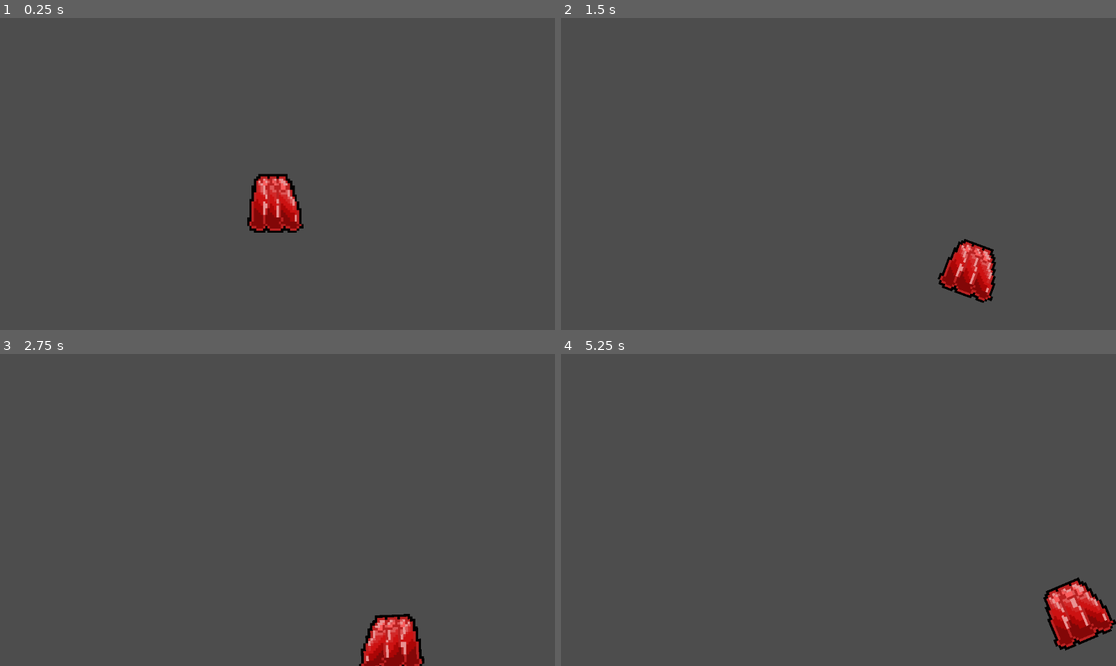
Above: before the commit, frames 1-4 (two rows, left to right).
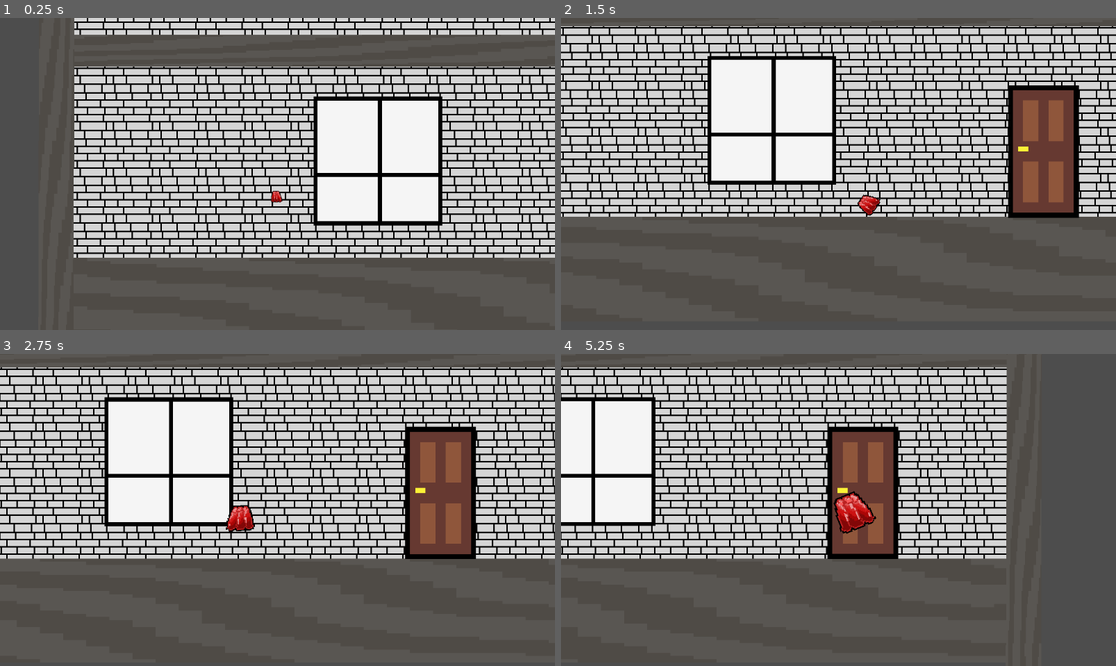
Above: after the commit, the same moments.

Repository: Razen-MIREA/metamorphozis
Game: Godot game, scene res://Game.tscn
Two runs of this game, one before a commit and one after it. Both use one fixed random seed, a clock stepped at 60 frames per second and the inputs below.
Inputs (mouse positions are in pixels of both pictures, inside the frame that each line leads up to):
- Up to frame 1 (0.25 s): no input
- Up to frame 2 (1.5 s): move the mouse to (960, 158) at 0.52 s; hold D (right) from 0.53 s (still down); tap Space (Jump) at 0.6, 0.77, 1.07, 1.35 s; click (960, 158) at 0.67 s; move the mouse to (727, 189) at 1.27 s; click (727, 189) at 1.42 s
- Up to frame 3 (2.75 s): tap Space (Jump) at 1.52, 1.82, 2.1 s; move the mouse to (333, 441) at 2.02 s; release D (right) at 2.03 s; hold A (left) from 2.03 s (still down); click (333, 441) at 2.17 s
- Up to frame 4 (5.25 s): move the mouse to (810, 572) at 2.77 s; release A (left) at 2.78 s; hold D (right) 2.78-4.28 s; tap Space (Jump) at 2.85, 3.02, 3.32, 3.6, 3.77, 4.07, 4.35, 4.52, 4.82, 5.1 s; click (810, 572) at 2.92 s; move the mouse to (1005, 556) at 3.52 s; click (1005, 556) at 3.67 s; move the mouse to (672, 463) at 4.27 s; hold A (left) 4.28-5.03 s; click (672, 463) at 4.42 s; move the mouse to (866, 510) at 5.02 s; hold D (right) from 5.03 s (still down); click (866, 510) at 5.17 s

The runs differ from the first frame. In frame 1, 56% of the frame differs, in the area x 13-100%, y 0-77%; in frame 2, 61%; in frame 3, 62%, in the area x 0-100%, y 4-100%; in frame 4, 50%.

Commit message:
ver1 only sprites and work player

Diff:
--- a/Game.tscn
+++ b/Game.tscn
@@ -2,6 +2,10 @@
 
 [ext_resource type="Texture2D" uid="uid://duk0yxeqiqlg4" path="res://assets/sprites/Jelly.png" id="1_xkndl"]
 [ext_resource type="Script" uid="uid://bb5acpspjmm0a" path="res://scripts/player.gd" id="2_u44n3"]
+[ext_resource type="Texture2D" uid="uid://cmn41ko46t3j3" path="res://assets/sprites/Ground.png" id="3_u44n3"]
+[ext_resource type="Texture2D" uid="uid://bycv43sdpgedd" path="res://assets/sprites/Door.png" id="4_t88pq"]
+[ext_resource type="Texture2D" uid="uid://2cv57oy4lbpt" path="res://assets/sprites/HospitalWall.png" id="5_r0x5m"]
+[ext_resource type="Texture2D" uid="uid://dkr0dmj0qn41m" path="res://assets/sprites/Window.png" id="6_r0x5m"]
 
 [sub_resource type="AtlasTexture" id="AtlasTexture_u44n3"]
 atlas = ExtResource("1_xkndl")
@@ -68,7 +72,7 @@
 }],
 "loop": true,
 "name": &"Boom",
-"speed": 5.0
+"speed": 4.0
 }, {
 "frames": [{
 "duration": 1.0,
@@ -100,26 +104,101 @@
 "speed": 4.0
 }]
 
-[sub_resource type="RectangleShape2D" id="RectangleShape2D_lvtmh"]
-size = Vector2(21.714298, 22.785717)
+[sub_resource type="CircleShape2D" id="CircleShape2D_u44n3"]
+radius = 11.642227
+
+[sub_resource type="RectangleShape2D" id="RectangleShape2D_sb48q"]
+size = Vector2(31.94851, 33.463146)
 
 [node name="Node2D" type="Node2D" unique_id=211646541]
 
-[node name="Player" type="AnimatedSprite2D" parent="." unique_id=584388421]
+[node name="CharacterBody2D" type="CharacterBody2D" parent="." unique_id=1214897973]
+z_index = 10
+script = ExtResource("2_u44n3")
+
+[node name="AnimatedSprite2D" type="AnimatedSprite2D" parent="CharacterBody2D" unique_id=584388421]
 texture_filter = 3
-position = Vector2(575, 326)
+position = Vector2(575, 324)
 scale = Vector2(4.4375005, 4.4375005)
 sprite_frames = SubResource("SpriteFrames_gwjdr")
 animation = &"Idle"
-frame_progress = 0.5095983
-script = ExtResource("2_u44n3")
-
-[node name="CharacterBody2D" type="CharacterBody2D" parent="Player" unique_id=1847517357]
-
-[node name="CollisionShape2D" type="CollisionShape2D" parent="Player/CharacterBody2D" unique_id=4415864]
-position = Vector2(-0.7142868, 2.8928528)
-scale = Vector2(0.9999994, 0.9999994)
-shape = SubResource("RectangleShape2D_lvtmh")
-
-[node name="Camera2D" type="Camera2D" parent="." unique_id=848754643]
+
+[node name="Camera2D" type="Camera2D" parent="CharacterBody2D" unique_id=848754643]
 position = Vector2(577, 324)
+zoom = Vector2(0.75, 0.75)
+process_callback = 0
+position_smoothing_enabled = true
+rotation_smoothing_enabled = true
+drag_vertical_enabled = true
+
+[node name="CollisionShape2D" type="CollisionShape2D" parent="CharacterBody2D" unique_id=4415864]
+position = Vector2(569.00006, 337)
+scale = Vector2(4.4374976, 4.4374976)
+shape = SubResource("CircleShape2D_u44n3")
+
+[node name="Floor" type="StaticBody2D" parent="." unique_id=749842850]
+position = Vector2(1003.00006, -17)
+scale = Vector2(64.011154, -2.7504199)
+disable_mode = 1
+
+[node name="CollisionShape2D" type="CollisionShape2D" parent="Floor" unique_id=640726830]
+shape = SubResource("RectangleShape2D_sb48q")
+
+[node name="Sprite2D" type="Sprite2D" parent="Floor" unique_id=84834152]
+texture = ExtResource("3_u44n3")
+
+[node name="Ground" type="StaticBody2D" parent="." unique_id=938010894]
+position = Vector2(1010.00006, 700.00006)
+scale = Vector2(64.011154, 9.009582)
+disable_mode = 1
+
+[node name="CollisionShape2D" type="CollisionShape2D" parent="Ground" unique_id=1259299863]
+shape = SubResource("RectangleShape2D_sb48q")
+
+[node name="Sprite2D" type="Sprite2D" parent="Ground" unique_id=252060865]
+texture = ExtResource("3_u44n3")
+
+[node name="RightWall" type="StaticBody2D" parent="." unique_id=1163102353]
+position = Vector2(2053.0002, 282)
+rotation = 1.5735242
+scale = Vector2(36.371025, 3.048128)
+disable_mode = 1
+
+[node name="CollisionShape2D" type="CollisionShape2D" parent="RightWall" unique_id=862003791]
+shape = SubResource("RectangleShape2D_sb48q")
+
+[node name="Sprite2D" type="Sprite2D" parent="RightWall" unique_id=284071294]
+texture = ExtResource("3_u44n3")
+
+[node name="LeftWall" type="StaticBody2D" parent="." unique_id=613263697]
+position = Vector2(-35, 269)
+rotation = 1.5735242
+scale = Vector2(36.371025, 3.048128)
+disable_mode = 1
+
+[node name="CollisionShape2D" type="CollisionShape2D" parent="LeftWall" unique_id=1651274233]
+shape = SubResource("RectangleShape2D_sb48q")
+
+[node name="Sprite2D" type="Sprite2D" parent="LeftWall" unique_id=1311359582]
+texture = ExtResource("3_u44n3")
+
+[node name="Door" type="Sprite2D" parent="." unique_id=207281465]
+position = Vector2(1607, 332)
+scale = Vector2(14.04, 14.107582)
+texture = ExtResource("4_t88pq")
+
+[node name="Background" type="Sprite2D" parent="." unique_id=957515361]
+modulate = Color(0.83632696, 0.83632696, 0.83632696, 1)
+z_index = -1
+texture_repeat = 2
+position = Vector2(1012.5, 298)
+scale = Vector2(4, 4)
+texture = ExtResource("5_r0x5m")
+region_enabled = true
+region_rect = Rect2(0, 0, 512, 250)
+
+[node name="Window" type="Sprite2D" parent="." unique_id=197451739]
+modulate = Color(0.9612289, 0.961229, 0.9612289, 1)
+position = Vector2(855, 288)
+scale = Vector2(-11.141564, -11.141564)
+texture = ExtResource("6_r0x5m")
--- a/project.godot
+++ b/project.godot
@@ -24,19 +24,21 @@
 
 left={
 "deadzone": 0.2,
-"events": [Object(InputEventKey,"resource_local_to_scene":fa …(139 unchanged characters)… d":false,"keycode":0,"physical_keycode":4194319,"key_label":0,"unicode":0,"location":0,"echo":false,"script":null)
-, Object(InputEventKey,"resource_local_to_scene":false,"reso …(130 unchanged characters)… d":false,"keycode":0,"physical_keycode":65,"key_label":0,"unicode":0,"location":0,"echo":false,"script":null)
+"events": [Object(InputEventKey,"resource_local_to_scene":fa …(139 unchanged characters)… d":false,"keycode":0,"physical_keycode":65,"key_label":0,"unicode":0,"location":0,"echo":false,"script":null)
+, Object(InputEventKey,"resource_local_to_scene":false,"reso …(130 unchanged characters)… d":false,"keycode":0,"physical_keycode":4194319,"key_label":0,"unicode":0,"location":0,"echo":false,"script":null)
 ]
 }
 right={
 "deadzone": 0.2,
-"events": [Object(InputEventKey,"resource_local_to_scene":fa …(139 unchanged characters)… d":false,"keycode":0,"physical_keycode":4194321,"key_label":0,"unicode":0,"location":0,"echo":false,"script":null)
-, Object(InputEventKey,"resource_local_to_scene":false,"reso …(130 unchanged characters)… d":false,"keycode":0,"physical_keycode":68,"key_label":0,"unicode":0,"location":0,"echo":false,"script":null)
+"events": [Object(InputEventKey,"resource_local_to_scene":fa …(139 unchanged characters)… d":false,"keycode":0,"physical_keycode":68,"key_label":0,"unicode":0,"location":0,"echo":false,"script":null)
+, Object(InputEventKey,"resource_local_to_scene":false,"reso …(130 unchanged characters)… d":false,"keycode":0,"physical_keycode":4194321,"key_label":0,"unicode":0,"location":0,"echo":false,"script":null)
 ]
 }
 Jump={
 "deadzone": 0.2,
 "events": [Object(InputEventKey,"resource_local_to_scene":false,"resource_name":"","device":0,"window_id":0,"alt_presse …(189 unchanged characters)…
+, Object(InputEventKey,"resource_local_to_scene":false,"resource_name":"","device":-1,"window_id":0,"alt_pressed":false,"shift_pressed":false,"ctrl_pressed":false,"meta_pressed":false,"pressed":false,"keycode":0,"physical_keycode":87,"key_label":0,"unicode":119,"location":0,"echo":false,"script":null)
+, Object(InputEventKey,"resource_local_to_scene":false,"resource_name":"","device":-1,"window_id":0,"alt_pressed":false,"shift_pressed":false,"ctrl_pressed":false,"meta_pressed":false,"pressed":false,"keycode":0,"physical_keycode":4194320,"key_label":0,"unicode":0,"location":0,"echo":false,"script":null)
 ]
 }
 
--- a/scripts/player.gd
+++ b/scripts/player.gd
@@ -1,97 +1,87 @@
-extends AnimatedSprite2D
+extends CharacterBody2D
 
 var LOSE = false
 
-# Настройки платформера
-const WALK_SPEED = 300.0
-const JUMP_VELOCITY = -600.0
-const GRAVITY = 1500.0
-
-# Настройки JET-POP
-const THRUST_POWER = 300.0
-const GROWTH_SPEED = 1
+# Настройки
+const WALK_SPEED = 600.0
+const JUMP_VELOCITY = 700.0 * -1.0
+const GRAVITY = 1800.0
+const THRUST_POWER = 1200.0
+const GROWTH_SPEED = 1.0
 const SHRINK_SPEED = 2.0
-const MAX_SCALE = 10.0
-const MIN_SCALE = 0.6
-
-var velocity = Vector2.ZERO
+const MAX_SCALE = 25.0
+const MIN_SCALE = 1.0
 
 func _ready() -> void:
-	play("Idle")
+	$AnimatedSprite2D.scale = Vector2.ONE * MIN_SCALE
+	$AnimatedSprite2D.play("Idle")
 
 func _physics_process(delta: float) -> void:
 	if LOSE:
-		velocity = velocity.lerp(Vector2.ZERO, 0.05) # Плавная остановка
-		position += velocity * delta
+		velocity = velocity.lerp(Vector2.ZERO, 0.05)
+		move_and_slide()
 		return
-	# --- 1. ЛОГИКА МЕТАМОРФОЗЫ (СДУВАЛКА НА МЫШКУ) ---
+
 	var is_jetting = Input.is_mouse_button_pressed(MOUSE_BUTTON_LEFT) or Input.is_mouse_button_pressed(MOUSE_BUTTON_RIGHT)
+	var sprite = $AnimatedSprite2D
 
 	if is_jetting:
-		# Сдуваемся
-		scale = scale.lerp(Vector2.ONE * MIN_SCALE, SHRINK_SPEED * delta)
+		# --- РЕЖИМ ПОЛЕТА (JET) ---
+		sprite.scale = sprite.scale.lerp(Vector2.ONE * MIN_SCALE, SHRINK_SPEED * delta)
 
-		# Летим к мышке (Тяга)
-		var dir_to_mouse = (get_global_mouse_position() - global_position).normalized()
-		velocity += dir_to_mouse * THRUST_POWER * delta * 4.0
+		var mouse_pos = get_global_mouse_position()
+		var dir = (mouse_pos - $Camera2D.position - global_position).normalized()
 
-		# Визуальный наклон в сторону полета
-		rotation = lerp_angle(rotation, velocity.angle(), 0.1)
+		# Плавно меняем вектор скорости в сторону мыши
+		velocity = velocity.lerp(dir * THRUST_POWER, 0.1)
+		sprite.rotation = lerp_angle(sprite.rotation, velocity.angle(), 0.2)
 	else:
-		# Состояние: ОБЫЧНОЕ ЖЕЛЕ
-		rotation = lerp_angle(rotation, 0, 0.1)
+		# --- РЕЖИМ ПЛАТФОРМЕРА (POP) ---
+		sprite.rotation = lerp_angle(sprite.rotation, 0, 0.1)
 
-		# Растем со временем
-		if scale.x < MAX_SCALE:
-			scale += Vector2.ONE * GROWTH_SPEED * delta
+		# Рост
+		if sprite.scale.x < MAX_SCALE:
+			sprite.scale += Vector2.ONE * GROWTH_SPEED * delta
 
-		# Проверка на взрыв (если слишком раздулся)
-		if scale.x >= MAX_SCALE:
+		if sprite.scale.x >= MAX_SCALE:
 			explode()
 
-		# --- 2. ОБЫЧНОЕ УПРАВЛЕНИЕ (ПЛАТФОРМЕР) ---
-		# Гравитация
-		velocity.y += GRAVITY * delta
+		# Гравитация (CharacterBody2D требует прибавления к velocity)
+		if not is_on_floor():
+			velocity.y += GRAVITY * delta
 
-		# Влево / Вправо
-		var direction = Input.get_axis("left", "right")
-		if direction:
-			velocity.x = direction * WALK_SPEED
-			flip_h = direction < 0
+		# Управление влево-вправо
+		var input_dir = Input.get_axis("left", "right")
+		if input_dir != 0:
+			velocity.x = input_dir * WALK_SPEED
+			sprite.flip_h = input_dir < 0
 		else:
-			velocity.x = move_toward(velocity.x, 0, WALK_SPEED * 0.1)
+			velocity.x = move_toward(velocity.x, 0, WALK_SPEED * 0.2)
 
-		# Прыжок (только когда не летим на тяге)
-		if Input.is_action_just_pressed("Jump") and is_on_floor_fake():
+		# ПРЫЖОК (теперь через родную функцию Godot)
+		if Input.is_action_just_pressed("Jump") and is_on_floor():
 			velocity.y = JUMP_VELOCITY
 
-	# Ограничение максимальной скорости
-	velocity = velocity.limit_length(2000)
+	# Ограничение скорости
+	velocity = velocity.limit_length(1500)
 
-	# Применяем движение
-	position += velocity * delta
+	# --- ДВИЖЕНИЕ (СУТЬ CHARACTERBODY2D) ---
+	# move_and_slide сама обрабатывает дельту и столкновения
+	move_and_slide()
 
-	# Фейковое столкновение с полом (пока нет стен)
-	# В будущем замени position на move_and_slide(), если сменишь узел на CharacterBody2D
-	if position.y > 600:
-		position.y = 600
-		velocity.y = 0
+	# Эффект отскока после move_and_slide
+	if get_slide_collision_count() > 0:
+		var collision = get_last_slide_collision()
+		if is_jetting: # Отскакиваем только в режиме полета для драйва
+			velocity = velocity.bounce(collision.get_normal()) * 0.5
 
-# Функция проверки "на земле" (упрощенная)
-func is_on_floor_fake() -> bool:
-	return position.y >= 600
+	$CollisionShape2D.shape.radius = $AnimatedSprite2D.scale.x * 2.0
 
 func explode():
-	if LOSE: return # Чтобы не вызывалось дважды
+	if LOSE: return
 	LOSE = true
-	play("Boom")
-
-	# Эффектный "вздув" перед удалением
+	$AnimatedSprite2D.play("Boom")
 	var tween = create_tween()
-	tween.tween_property(self, "scale", scale * 1.2, 0.1) # Слегка увеличиваем
-	tween.tween_property(self, "modulate:a", 0.0, 0.2)   # Исчезаем (прозрачность)
-
-	# Таймер на рестарт
-	get_tree().create_timer(0.8).timeout.connect(
-		func(): get_tree().reload_current_scene()
-	)
+	tween.tween_property($AnimatedSprite2D, "scale", $AnimatedSprite2D.scale * 1.3, 0.1)
+	tween.tween_property($AnimatedSprite2D, "modulate:a", 0.0, 0.3)
+	get_tree().create_timer(0.8).timeout.connect(func(): get_tree().reload_current_scene())
Renamed: assets/sprites/test.png -> assets/sprites/Ground.png
Not shown, changed: assets/sprites/Ground.png.import
